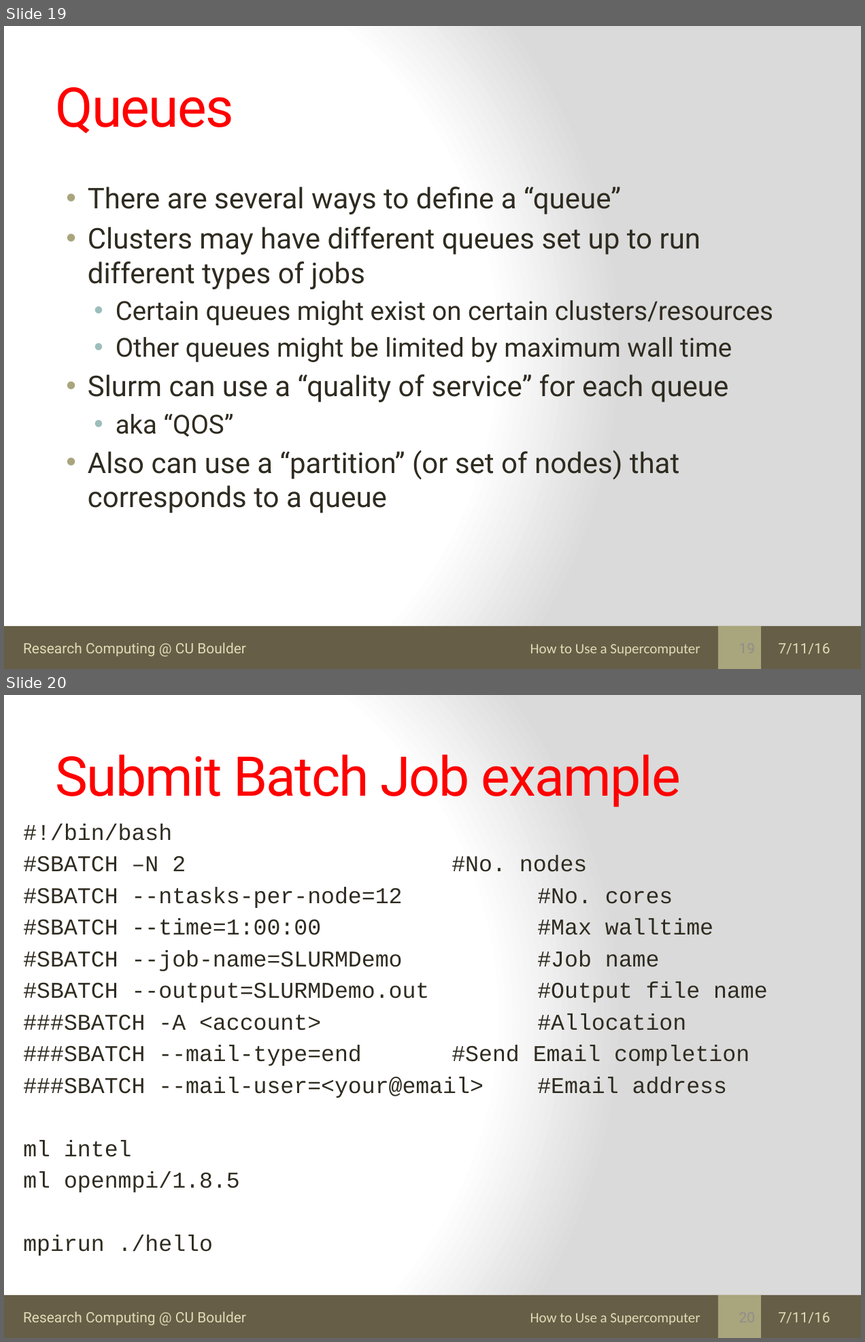
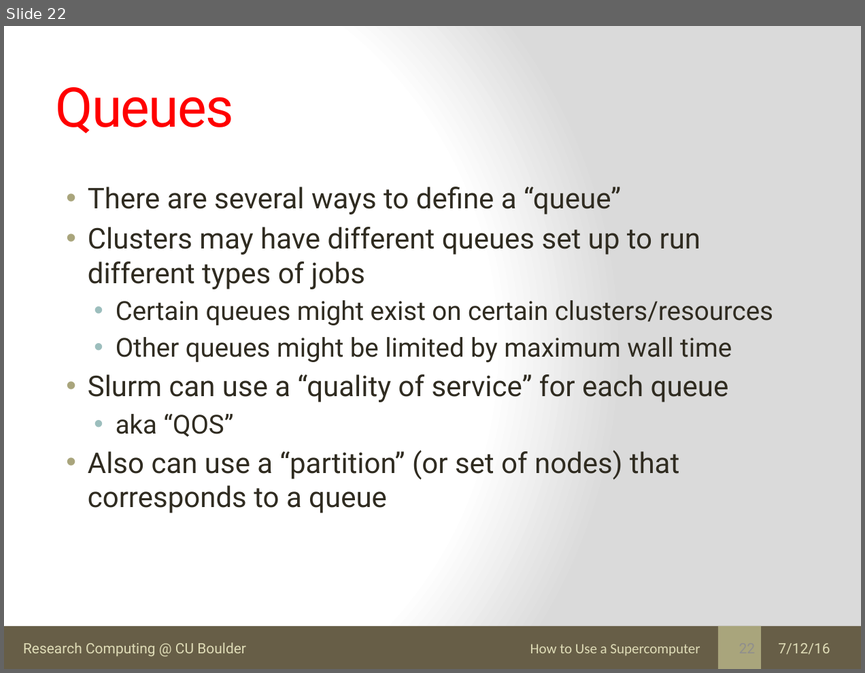
Before and after one commit to kkwinner/Final_Tutorials, a slide deck: Basics_Supercomputing/what_is_supercomputer.pptx. Shown one above the other, each under a label of ours: slides 19 and 20 before the commit, slide 22 after it. The pictures are 865x1342 and 865x673 pixels, drawn with LibreOffice and Linux fonts; fonts in the diff are those of the drawing. Boxes give left, top, right and bottom in pixels: in the first picture for what was removed or moved away, otherwise in the second. Text is boxed around its words. In the diff, an @@ line names an element or a change of style, - is before the commit and + after.

```diff
--- a/Basics_Supercomputing/what_is_supercomputer.pptx
+++ b/Basics_Supercomputing/what_is_supercomputer.pptx
@@ slide 20 removed at (x1=4, y1=695, x2=861, y2=1338), background gradient #FFFFFF to #DADADA; not listed: 3 template elements that a slide beside it also shows @@
@@ title removed at (x1=56, y1=754, x2=681, y2=807) @@
-Submit Batch Job example
@@ text removed at (x1=23, y1=824, x2=768, y2=1255) @@
-#!/bin/bash
-#SBATCH –N 2 #No. nodes
-#SBATCH --ntasks-per-node=12 #No. cores
-#SBATCH --time=1:00:00 #Max walltime
-#SBATCH --job-name=SLURMDemo #Job name
-#SBATCH --output=SLURMDemo.out #Output file name
-###SBATCH -A <account> #Allocation
-###SBATCH --mail-type=end #Send Email completion
-###SBATCH --mail-user=<your@email> #Email address
-ml intel
-ml openmpi/1.8.5
-mpirun ./hello
@@ text removed at (x1=530, y1=1312, x2=700, y2=1325) @@
-How to Use a Supercomputer
@@ text removed at (x1=778, y1=1312, x2=830, y2=1323) @@
-7/11/16
@@ what was slide 19 is now slide 22 @@
@@ slide 22 changed as well @@
@@ text at (x1=778, y1=643, x2=830, y2=654): text changed @@
-7/11/16
+7/12/16
```
Also in this commit, not shown: 15 other slides changed, 6 slides added, 3 other slides removed, 1 other file.
